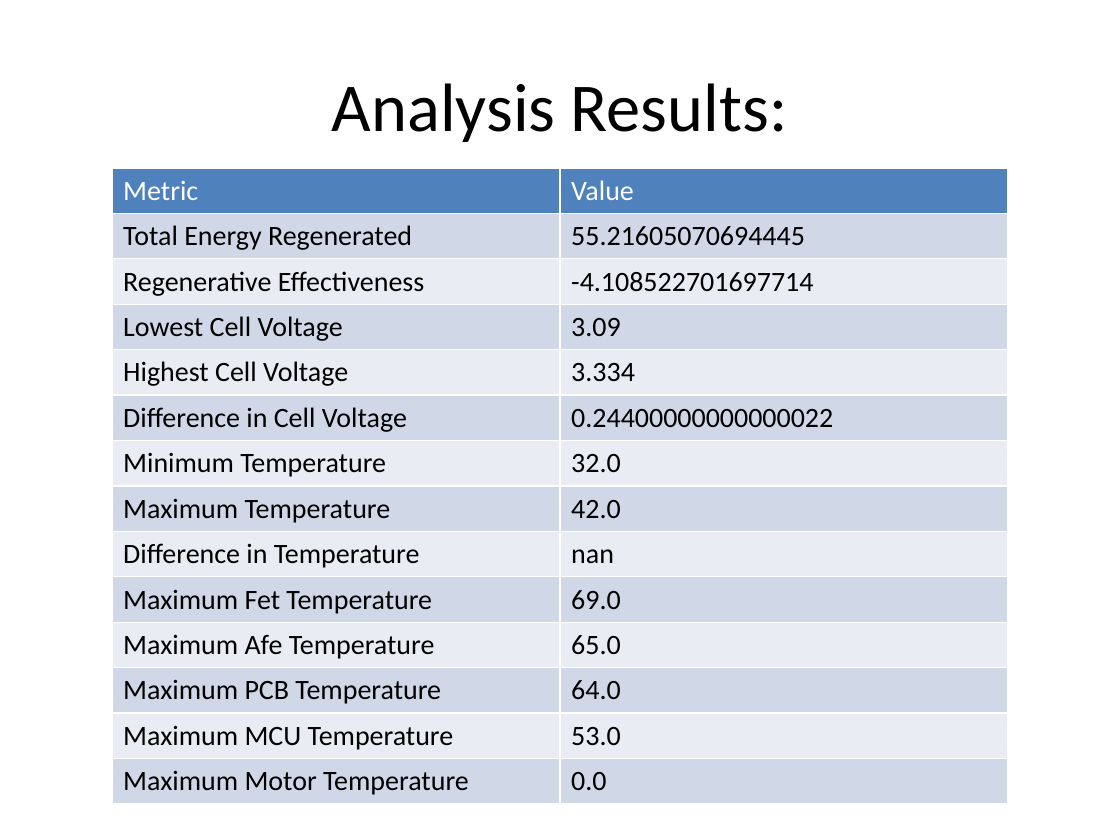
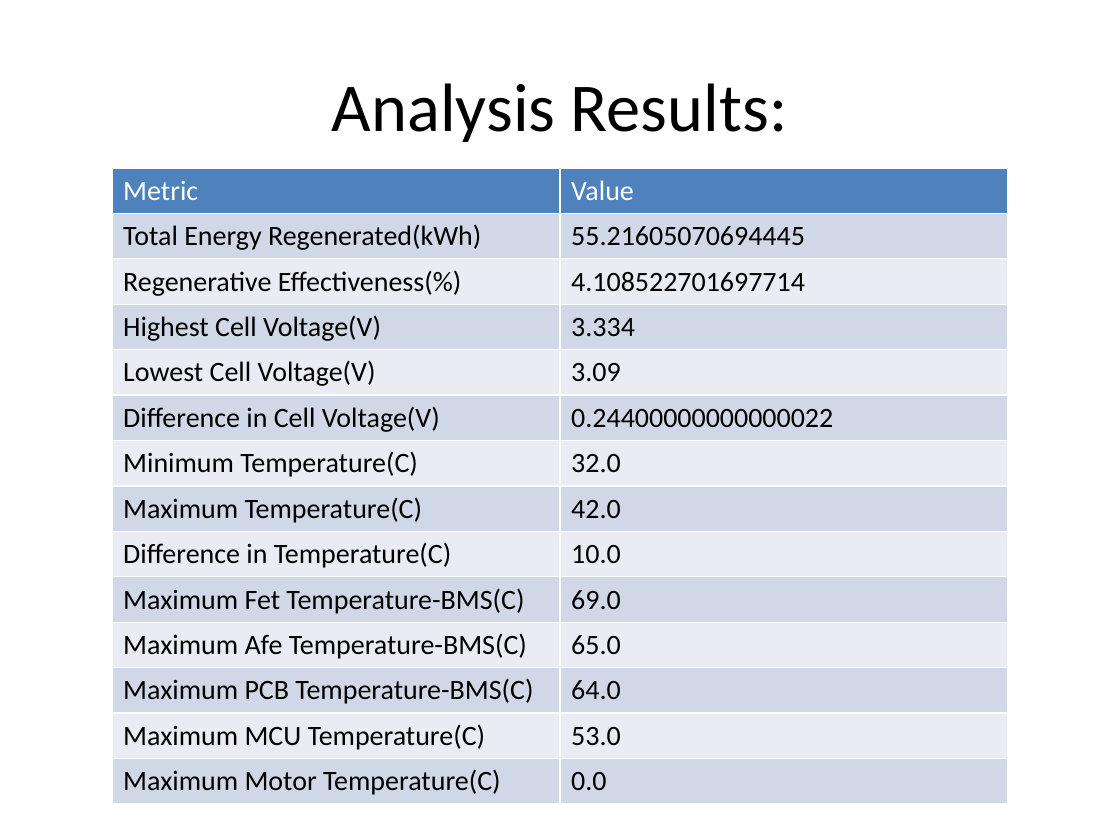
Before and after one commit to annmonrajijames/Automationdashboard, a slide deck: slide 3 of Automationdashboard/MAIN_FOLDER/Automation_Dashboard_Batterywise/V4/D11_03_2024/B3_B07_16.40_17.38/analysis_B3_B07_16.40_17.38.pptx. Drawn at 1120x840 pixels with LibreOffice and Linux fonts; fonts in the diff are those of the drawing. Boxes give left, top, right and bottom in pixels: in the first picture for what was removed or moved away, otherwise in the second. Text is boxed around its words. In the diff, an @@ line names an element or a change of style, - is before the commit and + after.

Commit message:
Made changes with regenerative effectiveness, Rectified the anomaly in the Total SOC consumed

```diff
--- a/Automationdashboard/MAIN_FOLDER/Automation_Dashboard_Batterywise/V4/D11_03_2024/B3_B07_16.40_17.38/analysis_B3_B07_16.40_17.38.pptx
+++ b/Automationdashboard/MAIN_FOLDER/Automation_Dashboard_Batterywise/V4/D11_03_2024/B3_B07_16.40_17.38/analysis_B3_B07_16.40_17.38.pptx
@@ table at (112,168,1008,799) @@
-row 2, column 1: Total Energy Regenerated
+row 2, column 1: Total Energy Regenerated(kWh)
-row 3, column 1: Regenerative Effectiveness
+row 3, column 1: Regenerative Effectiveness(%)
-row 3, column 2: -4.108522701697714
+row 3, column 2: 4.108522701697714
-row 4, column 1: Lowest Cell Voltage
+row 4, column 1: Highest Cell Voltage(V)
-row 4, column 2: 3.09
+row 4, column 2: 3.334
-row 5, column 1: Highest Cell Voltage
+row 5, column 1: Lowest Cell Voltage(V)
-row 5, column 2: 3.334
+row 5, column 2: 3.09
-row 6, column 1: Difference in Cell Voltage
+row 6, column 1: Difference in Cell Voltage(V)
-row 7, column 1: Minimum Temperature
+row 7, column 1: Minimum Temperature(C)
-row 8, column 1: Maximum Temperature
+row 8, column 1: Maximum Temperature(C)
-row 9, column 1: Difference in Temperature
+row 9, column 1: Difference in Temperature(C)
-row 9, column 2: nan
+row 9, column 2: 10.0
-row 10, column 1: Maximum Fet Temperature
+row 10, column 1: Maximum Fet Temperature-BMS(C)
-row 11, column 1: Maximum Afe Temperature
+row 11, column 1: Maximum Afe Temperature-BMS(C)
-row 12, column 1: Maximum PCB Temperature
+row 12, column 1: Maximum PCB Temperature-BMS(C)
-row 13, column 1: Maximum MCU Temperature
+row 13, column 1: Maximum MCU Temperature(C)
-row 14, column 1: Maximum Motor Temperature
+row 14, column 1: Maximum Motor Temperature(C)
```
Also in this commit, not shown: 3 other slides changed, 13 other files.
